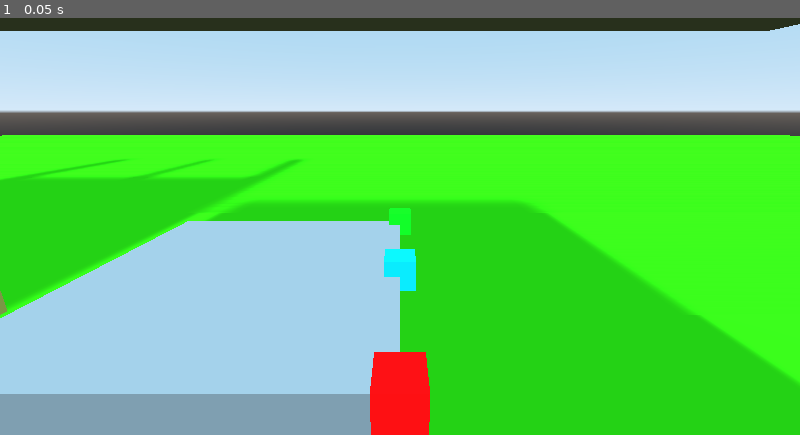
Above: before the commit, frame 1.
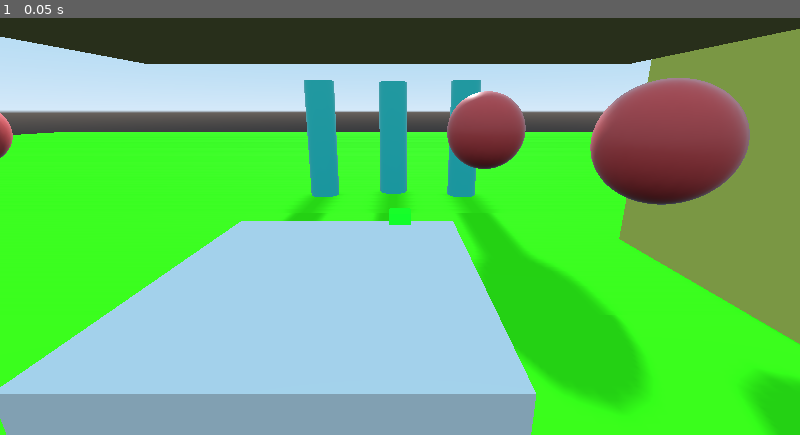
Above: after the commit, the same moment.

Repository: binaryorange/ECC
Game: Godot game, scene res://Testing.tscn
The game is run twice, just before and just after one commit, with the same random seed, the same clock (stepped at 60 frames per second) and the same inputs.
Inputs:
- Up to frame 1 (0.05 s): no input

The runs differ from the first frame. In frame 1, 49% of the frame differs, in the area x 0-100%, y 1-100%.

Commit message:
Fixed: "Spring Arm" Functionality
Fixed a bug where the targets for each clipcamera were not responding correctly.  They now correctly move forward and backward depending on how the clippedcamera is colliding.

Diff:
--- a/CameraController.gd
+++ b/CameraController.gd
@@ -119,8 +119,8 @@
 func _get_input(delta):
 
 	# store the input in a local var
-	cam_right = Input.get_action_strength("cam_look_left") - Input.get_action_strength("cam_look_right")
-	cam_up = Input.get_action_strength("cam_look_up") - Input.get_action_strength("cam_look_down")
+	cam_right = Input.get_action_strength("cam_look_right") - Input.get_action_strength("cam_look_left")
+	cam_up = Input.get_action_strength("cam_look_down") - Input.get_action_strength("cam_look_up")
 
 	# rotate the gimbals around their local axis
 	self.rotate_y(cam_right * RotationSpeed * delta)
@@ -156,15 +156,16 @@
 	var ray_cast = space_state.intersect_ray(viewCam.global_transform.origin, get_parent().global_transform.origin)
 
 	# check to see if a body is in the way or not
-	if !ray_cast.collider.is_in_group("Player"):
-		# calculate distance
-		var distance_between = (viewCam.global_transform.origin - ray_cast.collider.global_transform.origin)
-
-		if distance_between.length() < MaxOccludeDistance-x_rot:
-
-			clipCamera = true
-		else:
-			clipCamera = false
+	if !ray_cast.empty():
+		if !ray_cast.collider.is_in_group("Player"):
+			# calculate distance
+			var distance_between = (viewCam.global_transform.origin - ray_cast.collider.global_transform.origin)
+
+			if distance_between.length() < MaxOccludeDistance-x_rot:
+
+				clipCamera = true
+			else:
+				clipCamera = false
 
 	if clipCamera:
 		# store the clip offset of the current clip camera
@@ -177,27 +178,27 @@
 
 			if EnablePullAheadSmoothing:
 				viewCam.transform.origin.z = lerp(viewCam.transform.origin.z,
-				clipcam_offset_array[zoom] - clip_offset * ClipDistanceMultiplier,
+				viewcam_distance_array[zoom] + clipcam_offset_array[zoom] - clip_offset * ClipDistanceMultiplier,
 				PullAheadSmoothingWeight)
 			else:
-				viewCam.transform.origin.z = clipcam_offset_array[zoom] - clip_offset * ClipDistanceMultiplier
-
-
-	# calculate the distance from the camera back to the player.
-	# if it is less than the current value in viewcam_distance_array, set the local Z of the target
-	# of the current ClipCamera to that exact value, to "push" the camera forward to keep the player in sight!
+				viewCam.transform.origin.z = viewcam_distance_array[zoom] + clipcam_offset_array[zoom] - clip_offset * ClipDistanceMultiplier
+
+
+	# if we are at a zoom level greater than 0, calculare the distance from the camera to the player,
+	# then subtract that distance divided by 2 from the camera's local z position to treat the
+	# camera target like a spring.
 	if zoom > 0:
 
 		var distance_between2 = (viewCam.global_transform.origin - get_parent().global_transform.origin)
-
-		if distance_between2.length() < viewcam_distance_array[zoom]:
-#			current_clip_cam.get_parent().transform.origin.z = viewCam.transform.origin.z
-			viewCam.transform.origin.z = distance_between2.length()
-#	elif current_clip_cam.get_clip_offset() == 0:
-#		current_clip_cam.get_parent().transform.origin.z = viewcam_distance_array[zoom]
+		if current_clip_cam.get_clip_offset() > 0:
+			current_clip_cam.get_parent().transform.origin.z = viewCam.transform.origin.z - distance_between2.length()/2
+			current_clip_cam.transform.origin.z = viewcam_distance_array[zoom] + clipcam_offset_array[zoom]
+		else:
+			current_clip_cam.get_parent().transform.origin.z = viewcam_distance_array[zoom]
+			current_clip_cam.transform.origin.z = clipcam_offset_array[zoom]
 
 	# set the z position of the viewCam to the lerped distance
-	viewCam.transform.origin.z = lerp(viewCam.transform.origin.z, clipcam_offset_array[zoom], LerpWeight)
+	viewCam.transform.origin.z = lerp(viewCam.transform.origin.z, viewcam_distance_array[zoom] + clipcam_offset_array[zoom], LerpWeight)
 
 func _update_active_clip_camera():
 
--- a/Player.gd
+++ b/Player.gd
@@ -17,8 +17,8 @@
 func _physics_process(delta):
 
 	# get the input
-	h = Input.get_action_strength("move_right") - Input.get_action_strength("move_left")
-	v = Input.get_action_strength("move_down") - Input.get_action_strength("move_up")
+	h = Input.get_action_strength("move_left") - Input.get_action_strength("move_right")
+	v = Input.get_action_strength("move_up") - Input.get_action_strength("move_down")
 
 	velocity = Vector3(h, gravity, v) * MoveSpeed * delta
 
--- a/TestPlayer.tscn
+++ b/TestPlayer.tscn
@@ -8,6 +8,8 @@
 
 [sub_resource type="CubeMesh" id=2]
 size = Vector3( 2, 4, 2 )
+
+[sub_resource type="CapsuleMesh" id=11]
 
 [sub_resource type="SpatialMaterial" id=3]
 albedo_color = Color( 1, 0.584314, 0, 1 )
@@ -64,8 +66,13 @@
 mesh = SubResource( 2 )
 material/0 = null
 
+[node name="Nose" type="MeshInstance" parent="Body"]
+transform = Transform( 0.5, 0, 0, 0, 0.5, 0, 0, 0, 0.25, 0, 1.25, 1 )
+mesh = SubResource( 11 )
+material/0 = null
+
 [node name="YGimbal" type="Spatial" parent="."]
-transform = Transform( 1, 0, 0, 0, 1, 0, 0, 0, 1, 1, 0, -1 )
+transform = Transform( 1, 0, 0, 0, 1, 0, 0, 0, 1, -0.5, 0, 1 )
 script = ExtResource( 1 )
 __meta__ = {
 "_editor_description_": ""
@@ -73,11 +80,12 @@
 ClippedCameraException = NodePath("..")
 cam_array = [ NodePath("XGimbal/CamTarget1/ClipCam1"), NodePath("XGimbal/CamTarget2/ClipCam2"), NodePath("XGimbal/CamTarget3/ClipCam3") ]
 ViewCam = NodePath("XGimbal/ViewCam")
-ClipDistanceMultiplier = 1.25
+ClipDistanceMultiplier = 1.5
 EnablePullAheadSmoothing = true
 PullAheadSmoothingWeight = 0.2
 
 [node name="XGimbal" type="Spatial" parent="YGimbal"]
+transform = Transform( -1, 0, -3.25841e-007, 0, 1, 0, 3.25841e-007, 0, -1, 0, 0, 0 )
 
 [node name="ViewCam" type="Camera" parent="YGimbal/XGimbal"]
 transform = Transform( 1, 0, 0, 0, 0.965926, 0.258819, 0, -0.258819, 0.965926, 0, 3, 4 )
@@ -89,7 +97,10 @@
 material/0 = null
 
 [node name="CamTarget1" type="Spatial" parent="YGimbal/XGimbal"]
-transform = Transform( 1, 0, 0, 0, 1, 2.98023e-008, 0, -2.98023e-008, 1, 0, 2, -2.98023e-008 )
+transform = Transform( 1, 0, 0, 0, 1, 2.98023e-008, 0, -2.98023e-008, 1, 0, 2, 0 )
+__meta__ = {
+"_edit_group_": true
+}
 
 [node name="ClipCam1" type="ClippedCamera" parent="YGimbal/XGimbal/CamTarget1"]
 transform = Transform( 1, 0, 0, 0, 1, 0, 0, 0, 1, 0, 0, 3 )
@@ -103,10 +114,13 @@
 material/0 = SubResource( 6 )
 
 [node name="CamTarget2" type="Spatial" parent="YGimbal/XGimbal"]
-transform = Transform( 1, 0, 0, 0, 1, 0, 0, 0, 1, 0, 2, 1 )
+transform = Transform( 1, 0, 0, 0, 1, 0, 0, 0, 1, -9.83477e-007, 2, 4 )
+__meta__ = {
+"_edit_group_": true
+}
 
 [node name="ClipCam2" type="ClippedCamera" parent="YGimbal/XGimbal/CamTarget2"]
-transform = Transform( 1, 0, 0, 0, 1, 0, 0, 0, 1, 0, 0, 6 )
+transform = Transform( 1, 0, 0, 0, 1, 0, 0, 0, 1, 9.83477e-007, 0, 3 )
 doppler_tracking = 1
 process_mode = 1
 
@@ -116,10 +130,13 @@
 material/0 = null
 
 [node name="CamTarget3" type="Spatial" parent="YGimbal/XGimbal"]
-transform = Transform( 1, 0, 0, 0, 1, 0, 0, 0, 1, 0, 2, 2 )
+transform = Transform( 1, 0, 0, 0, 1, 0, 0, 0, 1, -1.63913e-006, 2, 8 )
+__meta__ = {
+"_edit_group_": true
+}
 
 [node name="ClipCam3" type="ClippedCamera" parent="YGimbal/XGimbal/CamTarget3"]
-transform = Transform( 1, 0, 0, 0, 1, 0, 0, 0, 1, 0, 0, 9 )
+transform = Transform( 1, 0, 0, 0, 1, 0, 0, 0, 1, 1.93715e-006, 0, 3 )
 doppler_tracking = 1
 process_mode = 1
 
Not shown: 1 places in TestPlayer.tscn that only renumber resources
